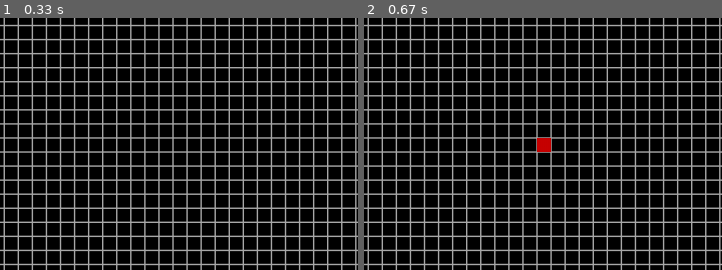
Above: before the commit, frames 1-2 (left to right).
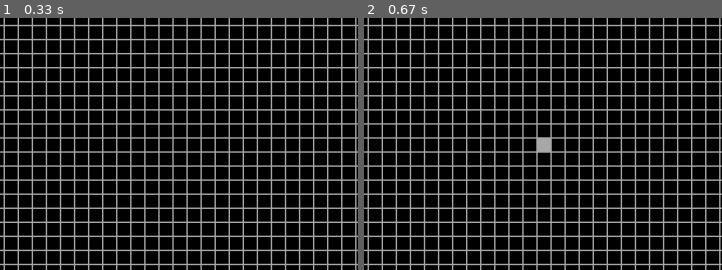
Above: after the commit, the same moments.

Repository: GawarWawar/pygame_project
Game: pygame game, started from main.py
Two runs of this game, one before a commit and one after it. Both use one fixed random seed, a clock stepped at 60 frames per second and the inputs below.
Inputs (mouse positions are % of the whole screen's width and height, from its top left):
- Up to frame 1 (0.33 s): no input
- Up to frame 2 (0.67 s): click (50, 50) at 0.38 s
The pictures show only the part of the screen within x 26-76%, y 25-75%; the shares and areas given below are measured in that part.

Frame 1 is identical in both runs. In frame 2, 0.2% of the frame differs, in the area x 48-53%, y 47-54%.

Commit message:
small changes

Diff:
--- a/objects.py
+++ b/objects.py
@@ -82,7 +82,7 @@
         screen: pygame.Surface,
         coordinates: tuple,
         width: int,
-        hight: int
+        height: int
     ):
         self.screen = screen
         self.body = pygame.draw.rect(
@@ -92,11 +92,10 @@
                 coordinates[0],
                 coordinates[1],
                 width,
-                hight
+                height
             ),
             self.border_size
         )
-
 
     @classmethod
     def get_subclusses(self):
@@ -108,7 +107,6 @@
         return self
 
 class Road(Tile):
-    fill_colour = (200, 0, 0)
     border_size = 100
     ...
 
